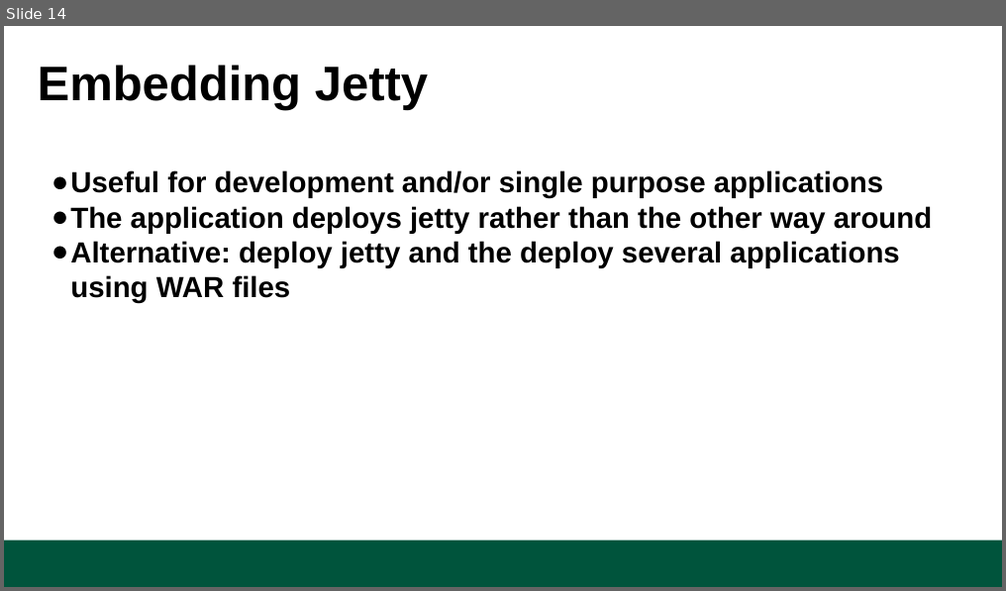
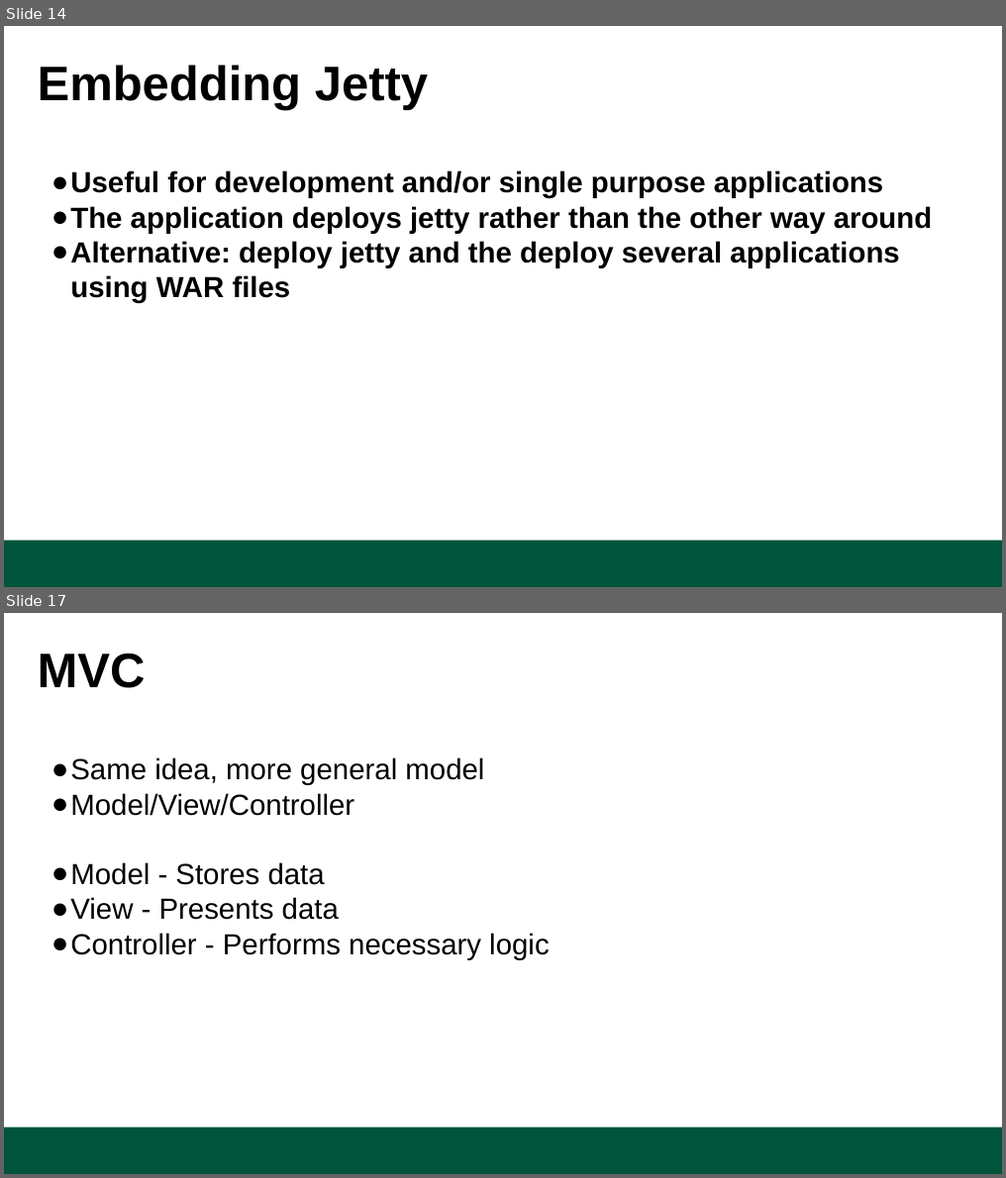
Before and after one commit to CS212-S16/lectures, a slide deck: notes/dynamicwebandservlets.pptx. Shown one above the other, each under a label of ours: slide 14 before the commit, slides 14 and 17 after it; the slides between them are not shown. The pictures are 1006x591 and 1006x1178 pixels, drawn with LibreOffice and Linux fonts; fonts in the diff are those of the drawing; background and template pictures are left out. Boxes give left, top, right and bottom in pixels: in the first picture for what was removed or moved away, otherwise in the second. Text is boxed around its words. In the diff, an @@ line names an element or a change of style, - is before the commit and + after.

```diff
--- a/notes/dynamicwebandservlets.pptx
+++ b/notes/dynamicwebandservlets.pptx
@@ slide 17 added at [4,613,1002,1174], background #FFFFFF; not listed: 1 template element that a slide beside it also shows @@
@@ title added at [38,653,146,688], 35 pt, text #000000, bold @@
+MVC
@@ text added at [70,758,548,960], 21 pt, text #000000 @@
+● Same idea, more general model
+● Model/View/Controller
+● Model - Stores data
+● View - Presents data
+● Controller - Performs necessary logic
```
Also in this commit, not shown: 2 other slides added, 1 other file.
